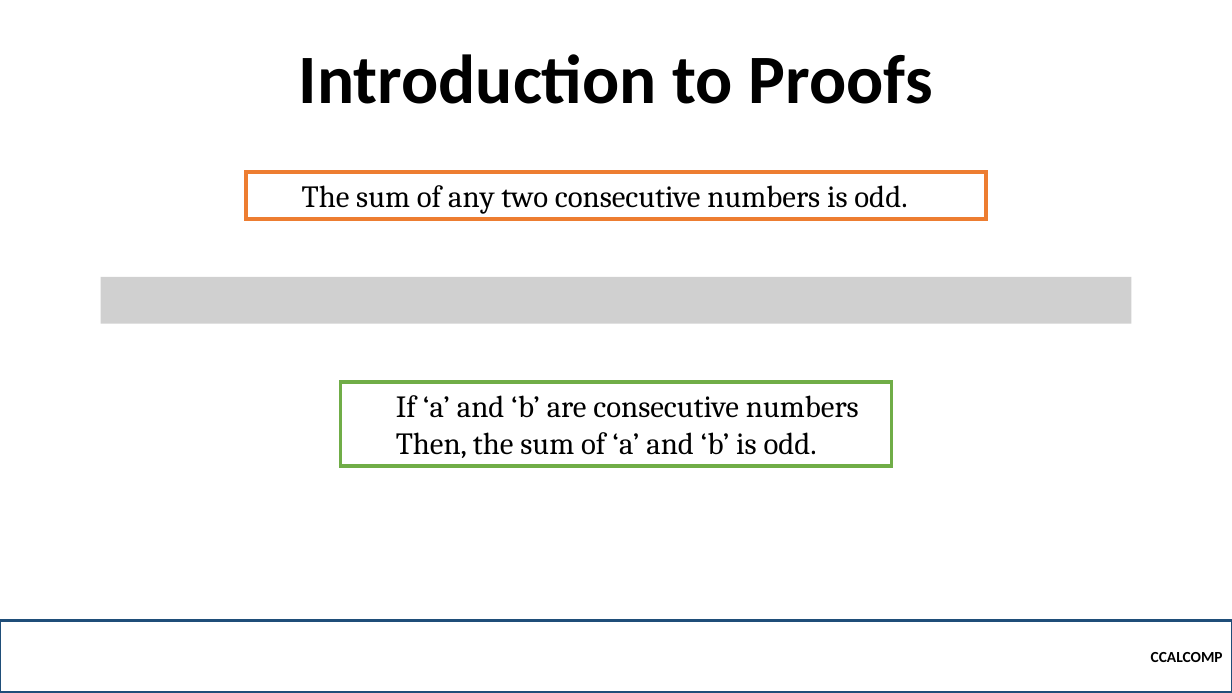
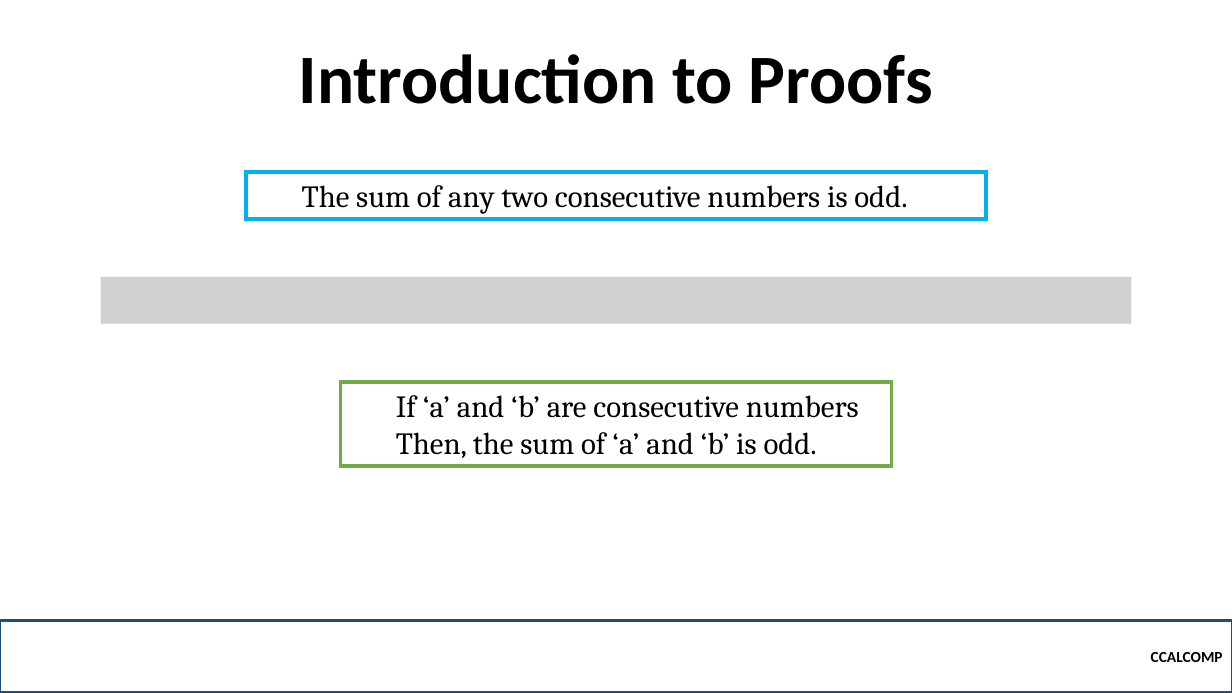
Before and after one commit to robitussin/CCALCOMP, a slide deck: slide 9 of Week 3 - Proofs/Proofs.pptx (slide 10 before the commit). Drawn at 1232x693 pixels with LibreOffice and Linux fonts; fonts in the diff are those of the drawing; grey boxes stand for pictures; background and template pictures are left out. Boxes give left, top, right and bottom in pixels: in the first picture for what was removed or moved away, otherwise in the second. Text is boxed around its words. In the diff, an @@ line names an element or a change of style, - is before the commit and + after.

```diff
--- a/Week 3 - Proofs/Proofs.pptx
+++ b/Week 3 - Proofs/Proofs.pptx
@@ rectangle "The sum of any two ..." at box(247, 172, 986, 218): outline #ED7D31 3 pt to #00B0F0 3 pt @@
```
Also in this commit, not shown: 6 other slides changed, 5 slides added, 1 slide removed.
